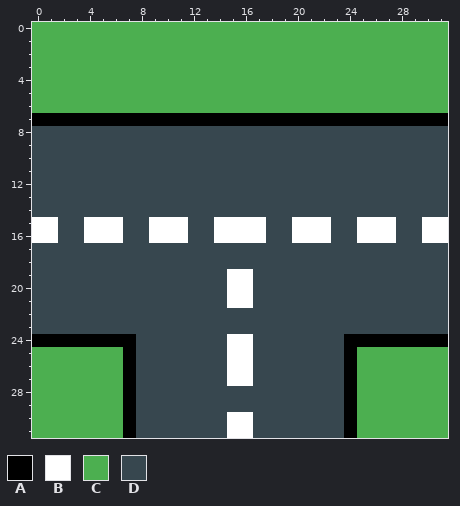
Pixel-art sprite -- PixelArt/Road_T_Kruispunt.png. The first picture shows the starting point.
The file is 32x32 pixels.
Palette (. is transparent): A #000000  B #ffffff  C #4caf50  D #37474f
Pixels before, first column x 0:
 0 CCCCCCCCCCCCCCCCCCCCCCCCCCCCCCCC
 1 CCCCCCCCCCCCCCCCCCCCCCCCCCCCCCCC
 2 CCCCCCCCCCCCCCCCCCCCCCCCCCCCCCCC
 3 CCCCCCCCCCCCCCCCCCCCCCCCCCCCCCCC
 4 CCCCCCCCCCCCCCCCCCCCCCCCCCCCCCCC
 5 CCCCCCCCCCCCCCCCCCCCCCCCCCCCCCCC
 6 CCCCCCCCCCCCCCCCCCCCCCCCCCCCCCCC
 7 AAAAAAAAAAAAAAAAAAAAAAAAAAAAAAAA
 8 DDDDDDDDDDDDDDDDDDDDDDDDDDDDDDDD
 9 DDDDDDDDDDDDDDDDDDDDDDDDDDDDDDDD
10 DDDDDDDDDDDDDDDDDDDDDDDDDDDDDDDD
11 DDDDDDDDDDDDDDDDDDDDDDDDDDDDDDDD
12 DDDDDDDDDDDDDDDDDDDDDDDDDDDDDDDD
13 DDDDDDDDDDDDDDDDDDDDDDDDDDDDDDDD
14 DDDDDDDDDDDDDDDDDDDDDDDDDDDDDDDD
15 BBDDBBBDDBBBDDBBBBDDBBBDDBBBDDBB
16 BBDDBBBDDBBBDDBBBBDDBBBDDBBBDDBB
17 DDDDDDDDDDDDDDDDDDDDDDDDDDDDDDDD
18 DDDDDDDDDDDDDDDDDDDDDDDDDDDDDDDD
19 DDDDDDDDDDDDDDDBBDDDDDDDDDDDDDDD
20 DDDDDDDDDDDDDDDBBDDDDDDDDDDDDDDD
21 DDDDDDDDDDDDDDDBBDDDDDDDDDDDDDDD
22 DDDDDDDDDDDDDDDDDDDDDDDDDDDDDDDD
23 DDDDDDDDDDDDDDDDDDDDDDDDDDDDDDDD
24 AAAAAAAADDDDDDDBBDDDDDDDAAAAAAAA
25 CCCCCCCADDDDDDDBBDDDDDDDACCCCCCC
26 CCCCCCCADDDDDDDBBDDDDDDDACCCCCCC
27 CCCCCCCADDDDDDDBBDDDDDDDACCCCCCC
28 CCCCCCCADDDDDDDDDDDDDDDDACCCCCCC
29 CCCCCCCADDDDDDDDDDDDDDDDACCCCCCC
30 CCCCCCCADDDDDDDBBDDDDDDDACCCCCCC
31 CCCCCCCADDDDDDDBBDDDDDDDACCCCCCC
Now the later version:
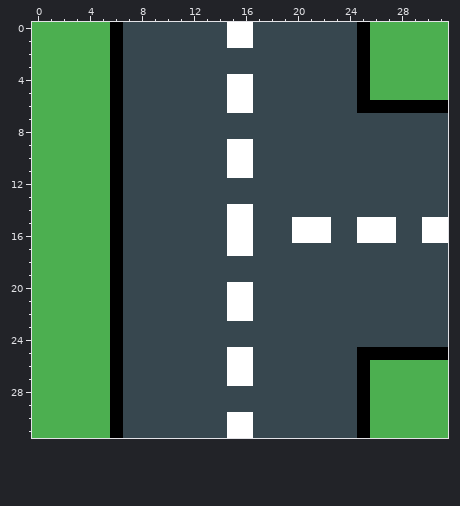
From old to new:
{"y":0,"x":6,"old":"CCCCCCCCCCCCCCCCCCCC","new":"ADDDDDDDDBBDDDDDDDDA"}
{"y":1,"x":6,"old":"CCCCCCCCCCCCCCCCCCCC","new":"ADDDDDDDDBBDDDDDDDDA"}
{"y":2,"x":6,"old":"CCCCCCCCCCCCCCCCCCCC","new":"ADDDDDDDDDDDDDDDDDDA"}
{"y":3,"x":6,"old":"CCCCCCCCCCCCCCCCCCCC","new":"ADDDDDDDDDDDDDDDDDDA"}
{"y":4,"x":6,"old":"CCCCCCCCCCCCCCCCCCCC","new":"ADDDDDDDDBBDDDDDDDDA"}
{"y":5,"x":6,"old":"CCCCCCCCCCCCCCCCCCCC","new":"ADDDDDDDDBBDDDDDDDDA"}
{"y":6,"x":6,"old":"CCCCCCCCCCCCCCCCCCCCCCCCCC","new":"ADDDDDDDDBBDDDDDDDDAAAAAAA"}
{"y":7,"x":0,"old":"AAAAAA","new":"CCCCCC"}
{"y":7,"x":7,"old":"AAAAAAAAAAAAAAAAAAAAAAAAA","new":"DDDDDDDDDDDDDDDDDDDDDDDDD"}
{"y":8,"x":0,"old":"DDDDDDD","new":"CCCCCCA"}
{"y":9,"x":0,"old":"DDDDDDD","new":"CCCCCCA"}
{"y":9,"x":15,"old":"DD","new":"BB"}
{"y":10,"x":0,"old":"DDDDDDD","new":"CCCCCCA"}
{"y":10,"x":15,"old":"DD","new":"BB"}
{"y":11,"x":0,"old":"DDDDDDD","new":"CCCCCCA"}
{"y":11,"x":15,"old":"DD","new":"BB"}
{"y":12,"x":0,"old":"DDDDDDD","new":"CCCCCCA"}
{"y":13,"x":0,"old":"DDDDDDD","new":"CCCCCCA"}
{"y":14,"x":0,"old":"DDDDDDD","new":"CCCCCCA"}
{"y":14,"x":15,"old":"DD","new":"BB"}
{"y":15,"x":0,"old":"BBDDBBB","new":"CCCCCCA"}
{"y":15,"x":9,"old":"BBB","new":"DDD"}
{"y":15,"x":14,"old":"B","new":"D"}
{"y":15,"x":17,"old":"B","new":"D"}
{"y":16,"x":0,"old":"BBDDBBB","new":"CCCCCCA"}
{"y":16,"x":9,"old":"BBB","new":"DDD"}
{"y":16,"x":14,"old":"B","new":"D"}
{"y":16,"x":17,"old":"B","new":"D"}
{"y":17,"x":0,"old":"DDDDDDD","new":"CCCCCCA"}
{"y":17,"x":15,"old":"DD","new":"BB"}
{"y":18,"x":0,"old":"DDDDDDD","new":"CCCCCCA"}
{"y":19,"x":0,"old":"DDDDDDD","new":"CCCCCCA"}
{"y":19,"x":15,"old":"BB","new":"DD"}
{"y":20,"x":0,"old":"DDDDDDD","new":"CCCCCCA"}
{"y":21,"x":0,"old":"DDDDDDD","new":"CCCCCCA"}
{"y":22,"x":0,"old":"DDDDDDD","new":"CCCCCCA"}
{"y":22,"x":15,"old":"DD","new":"BB"}
{"y":23,"x":0,"old":"DDDDDDD","new":"CCCCCCA"}
{"y":24,"x":0,"old":"AAAAAA","new":"CCCCCC"}
{"y":24,"x":7,"old":"A","new":"D"}
{"y":24,"x":15,"old":"BB","new":"DD"}
{"y":24,"x":24,"old":"AAAAAAAA","new":"DDDDDDDD"}
{"y":25,"x":6,"old":"CA","new":"AD"}
{"y":25,"x":24,"old":"ACCCCCCC","new":"DAAAAAAA"}
{"y":26,"x":6,"old":"CA","new":"AD"}
{"y":26,"x":24,"old":"AC","new":"DA"}
{"y":27,"x":6,"old":"CA","new":"AD"}
{"y":27,"x":24,"old":"AC","new":"DA"}
{"y":28,"x":6,"old":"CA","new":"AD"}
{"y":28,"x":24,"old":"AC","new":"DA"}
{"y":29,"x":6,"old":"CA","new":"AD"}
{"y":29,"x":24,"old":"AC","new":"DA"}
{"y":30,"x":6,"old":"CA","new":"AD"}
{"y":30,"x":24,"old":"AC","new":"DA"}
{"y":31,"x":6,"old":"CA","new":"AD"}
{"y":31,"x":24,"old":"AC","new":"DA"}
{"label":"changed","picture_box":[32,22,448,438]}
